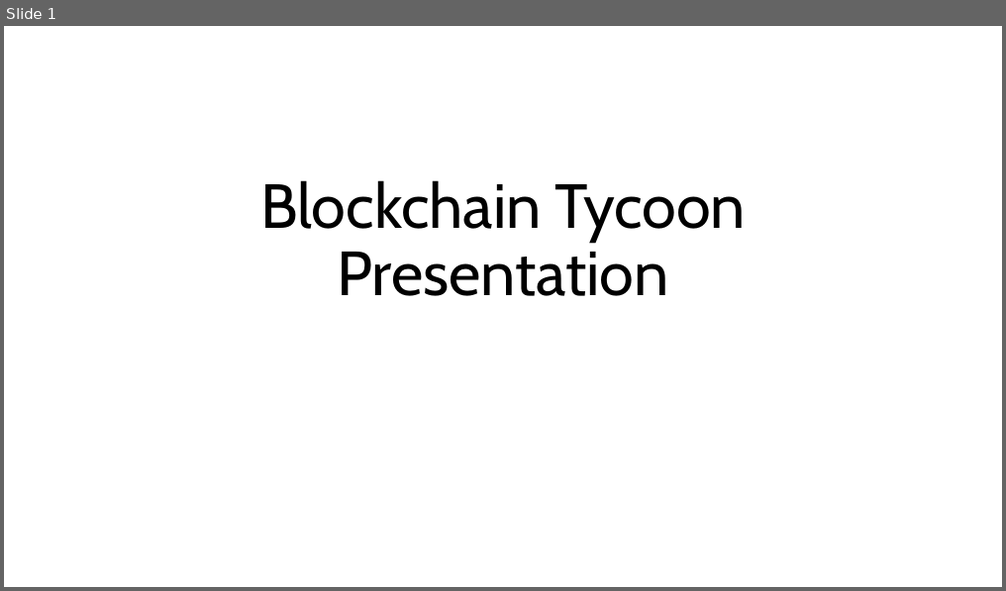
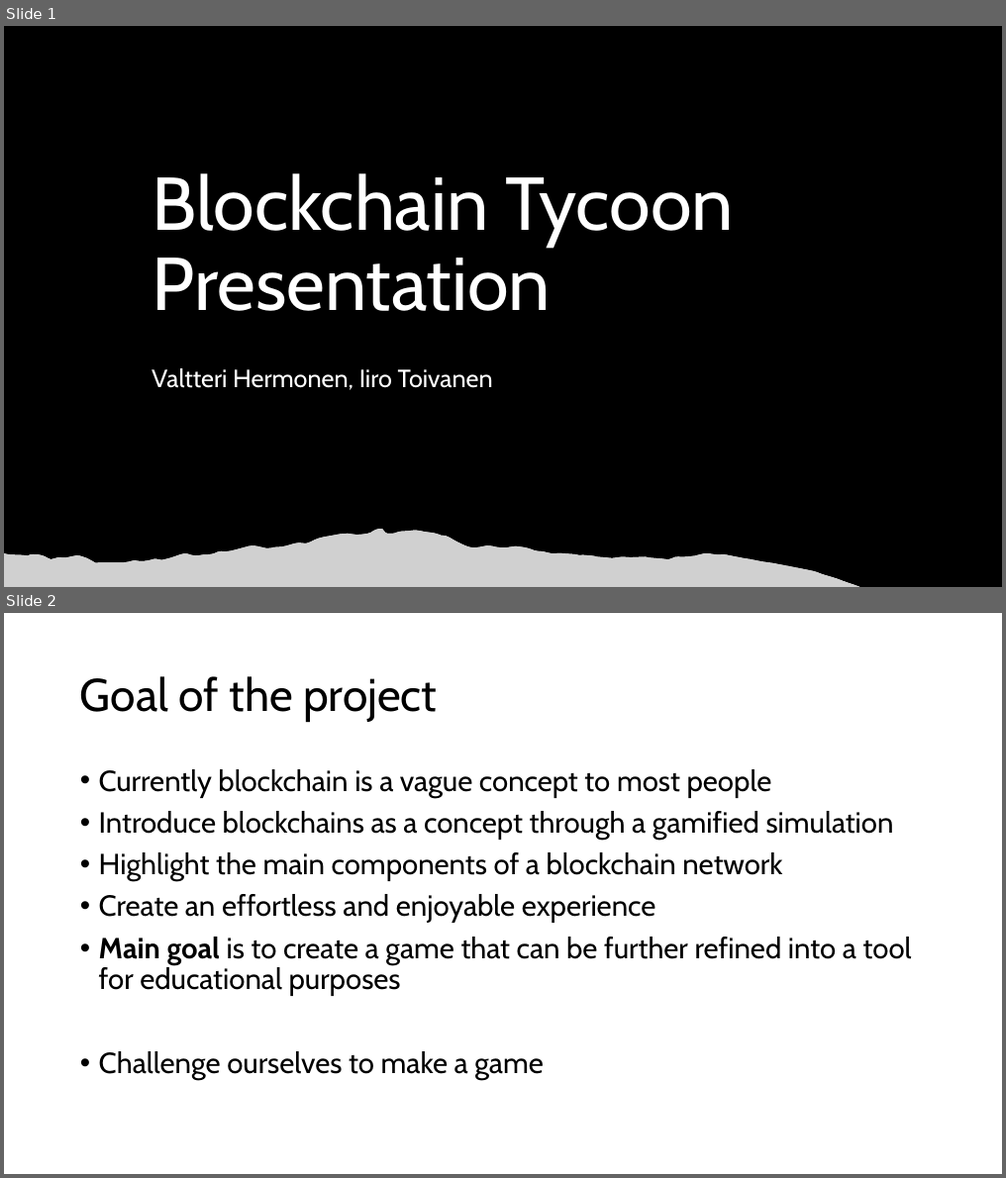
Before and after one commit to fijiro/Blockchain-Tycoon, a slide deck: src/main/resources/Blockchain Tyccoon Presentation.pptx. Shown one above the other, each under a label of ours: slide 1 before the commit, slides 1 and 2 after it. The pictures are 1006x591 and 1006x1178 pixels, drawn with LibreOffice and Linux fonts; fonts in the diff are those of the drawing; grey boxes stand for pictures; background and template pictures are left out. Boxes give left, top, right and bottom in pixels: in the first picture for what was removed or moved away, otherwise in the second. Text is boxed around its words. In the diff, an @@ line names an element or a change of style, - is before the commit and + after.

```diff
--- a/src/main/resources/Blockchain Tyccoon Presentation.pptx
+++ b/src/main/resources/Blockchain Tyccoon Presentation.pptx
@@ slide 2 added at bbox=[4, 613, 1002, 1174], background #FFFFFF @@
@@ title added at bbox=[80, 676, 437, 722], 44 pt, text #000000 @@
+Goal of the project
@@ text added at bbox=[99, 769, 912, 1080], 28 pt, text #000000 @@
+• Currently blockchain is a vague concept to most people
+• Introduce blockchains as a concept through a gamified simulation
+• Highlight the main components of a blockchain network
+• Create an effortless and enjoyable experience
+• Main goal is to create a game that can be further refined into a tool for educational purposes
+• Challenge ourselves to make a game
@@ slide 1 changed as well @@
@@ rectangle added at bbox=[4, 26, 1002, 587], fill #000000 @@
@@ title "Blockchain Tycoon Presentation": place and size @@
-title "Blockchain Tycoon Presentation" at bbox=[260, 180, 746, 296]
+title "Blockchain Tycoon Presentation" at bbox=[152, 174, 735, 311]
@@ title "Blockchain Tycoon Presentation" at bbox=[152, 174, 735, 311]: size 60 to 72 pt, text colour #000000 to #FFFFFF; alignment centre to left @@
@@ subtitle added at bbox=[152, 369, 493, 390], 24 pt, text #FFFFFF @@
+Valtteri Hermonen, Iiro Toivanen
@@ freeform shape added at bbox=[4, 529, 859, 587], fill #FFFFFF @@
@@ picture added at bbox=[4, 529, 859, 587] @@
```
Also in this commit, not shown: 3 other slides added.
